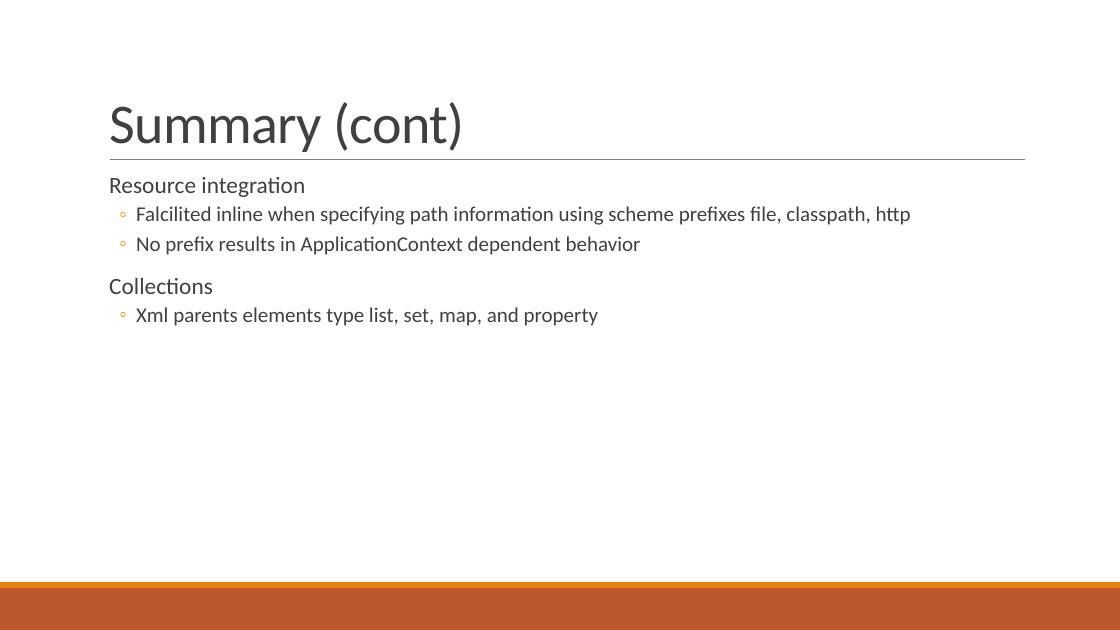
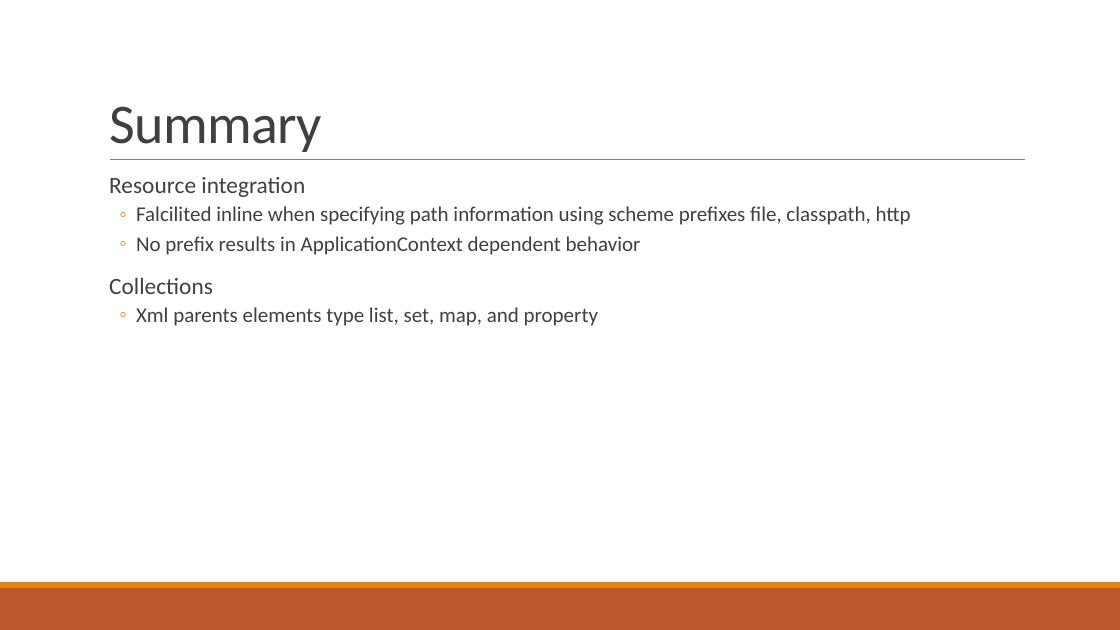
Before and after one commit to haminh10/JAVA_course_Spring_Hibernate_JPA, a slide deck: slide 32 of course/spring_lecture4.pptx. Drawn at 1120x630 pixels with LibreOffice and Linux fonts; fonts in the diff are those of the drawing. Boxes give left, top, right and bottom in pixels: in the first picture for what was removed or moved away, otherwise in the second. Text is boxed around its words. In the diff, an @@ line names an element or a change of style, - is before the commit and + after.

```diff
--- a/course/spring_lecture4.pptx
+++ b/course/spring_lecture4.pptx
@@ title at [109, 106, 322, 152]: text changed @@
-Summary (cont)
+Summary
```
Also in this commit, not shown: 7 other slides changed, 8 other files.
